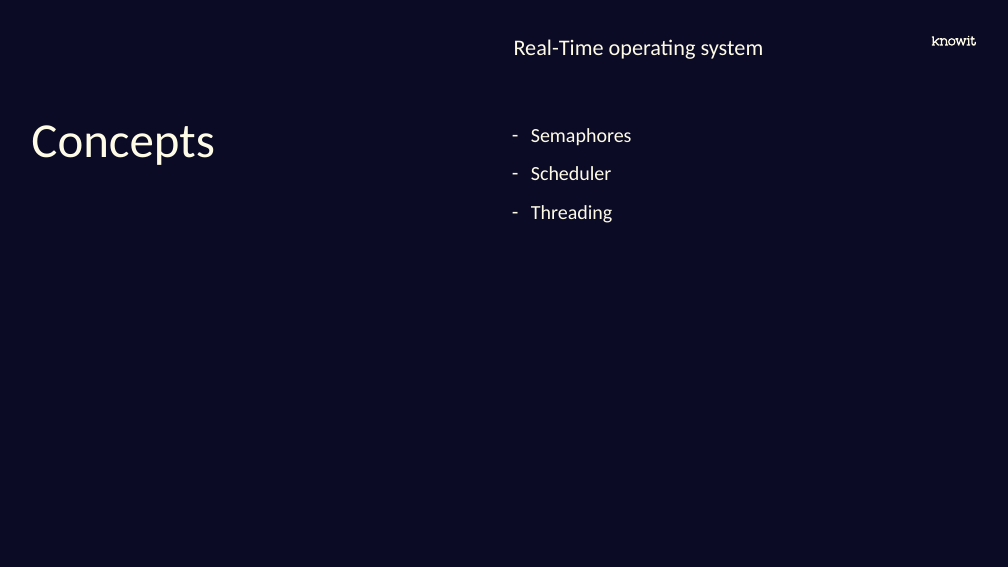
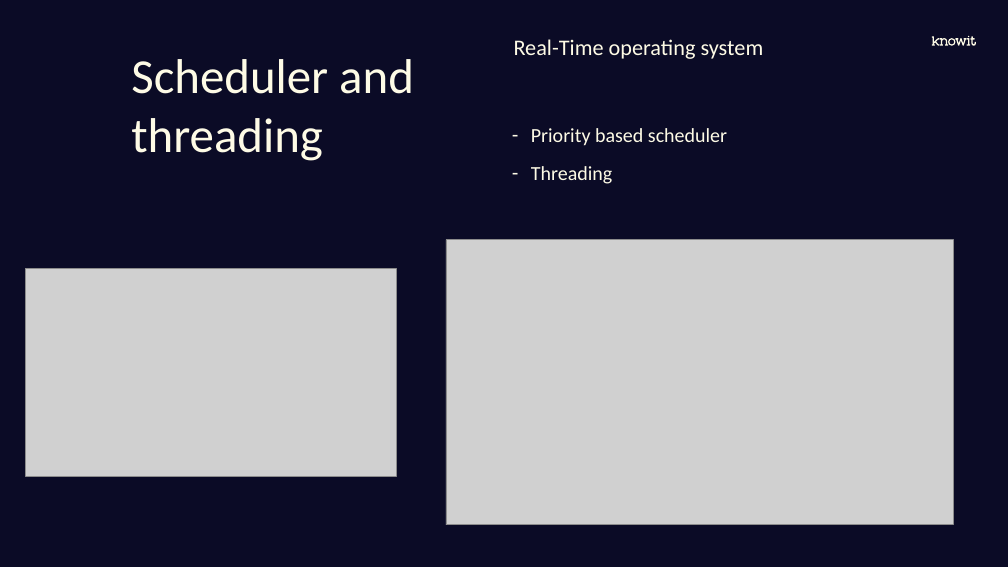
Before and after one commit to joelstr/knowit-embedded-academy, a slide deck: slide 33 of Introduction/Embedded academy - Intro.pptx. Drawn at 1008x567 pixels with LibreOffice and Linux fonts; fonts in the diff are those of the drawing; grey boxes stand for pictures; background and template pictures are left out. Boxes give left, top, right and bottom in pixels: in the first picture for what was removed or moved away, otherwise in the second. Text is boxed around its words. In the diff, an @@ line names an element or a change of style, - is before the commit and + after.

```diff
--- a/Introduction/Embedded academy - Intro.pptx
+++ b/Introduction/Embedded academy - Intro.pptx
@@ title at <box>131,59,414,161</box>: text changed @@
-Concepts
+Scheduler and threading
@@ text at <box>531,128,727,146</box>: text changed @@
-– Semaphores
-– Scheduler
+– Priority based scheduler
@@ picture added at <box>26,269,396,477</box> @@
@@ picture added at <box>446,240,953,525</box> @@
```
Also in this commit, not shown: 2 other slides changed, 3 slides added, 1 slide removed.
